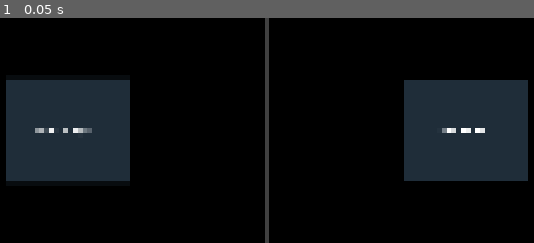
Above: before the commit, frame 1.
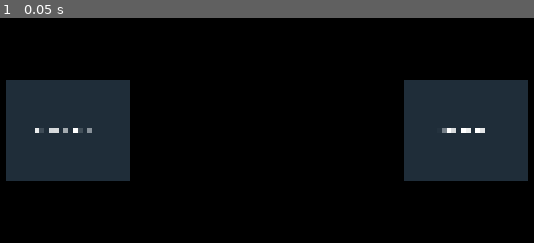
Above: after the commit, the same moment.

Repository: 11callensa/LuminexAR
Game: Godot game, scene res://Main.tscn
The game is run twice, just before and just after one commit, with the same random seed, the same clock (stepped at 60 frames per second) and the same inputs.
Inputs:
- Up to frame 1 (0.05 s): no input

The runs differ from the first frame. In frame 1, 0.9% of the frame differs, in the area x 6-51%, y 0-100%.

Commit message:
Make the demo mirror window optional and off by default
A second vsynced window can halve the frame rate on the glasses.

Co-Authored-By: Claude Opus 5.5 <noreply@anthropic.com>

Diff:
--- a/LuminexOS/GodotDev/head_anchor.gd
+++ b/LuminexOS/GodotDev/head_anchor.gd
@@ -7,6 +7,9 @@
 @export var ipd: float = 0.063
 @export var head_orientation_receiver: Node
 @export var ui_viewport: SubViewport
+## Opens a second window showing the left eye, for demos on a monitor. Off by default:
+## a second vsynced window can halve the frame rate on the glasses.
+@export var show_mirror_window: bool = false
 
 var head_calibration_offset := Quaternion.IDENTITY
 var head_tracking_enabled := false
@@ -26,7 +29,8 @@
 	if head_orientation_receiver:
 		head_orientation_receiver.head_orientation_received.connect(_on_head_orientation_received)
 
-	_setup_mirror_window()
+	if show_mirror_window:
+		_setup_mirror_window()
 
 
 func _setup_mirror_window():
